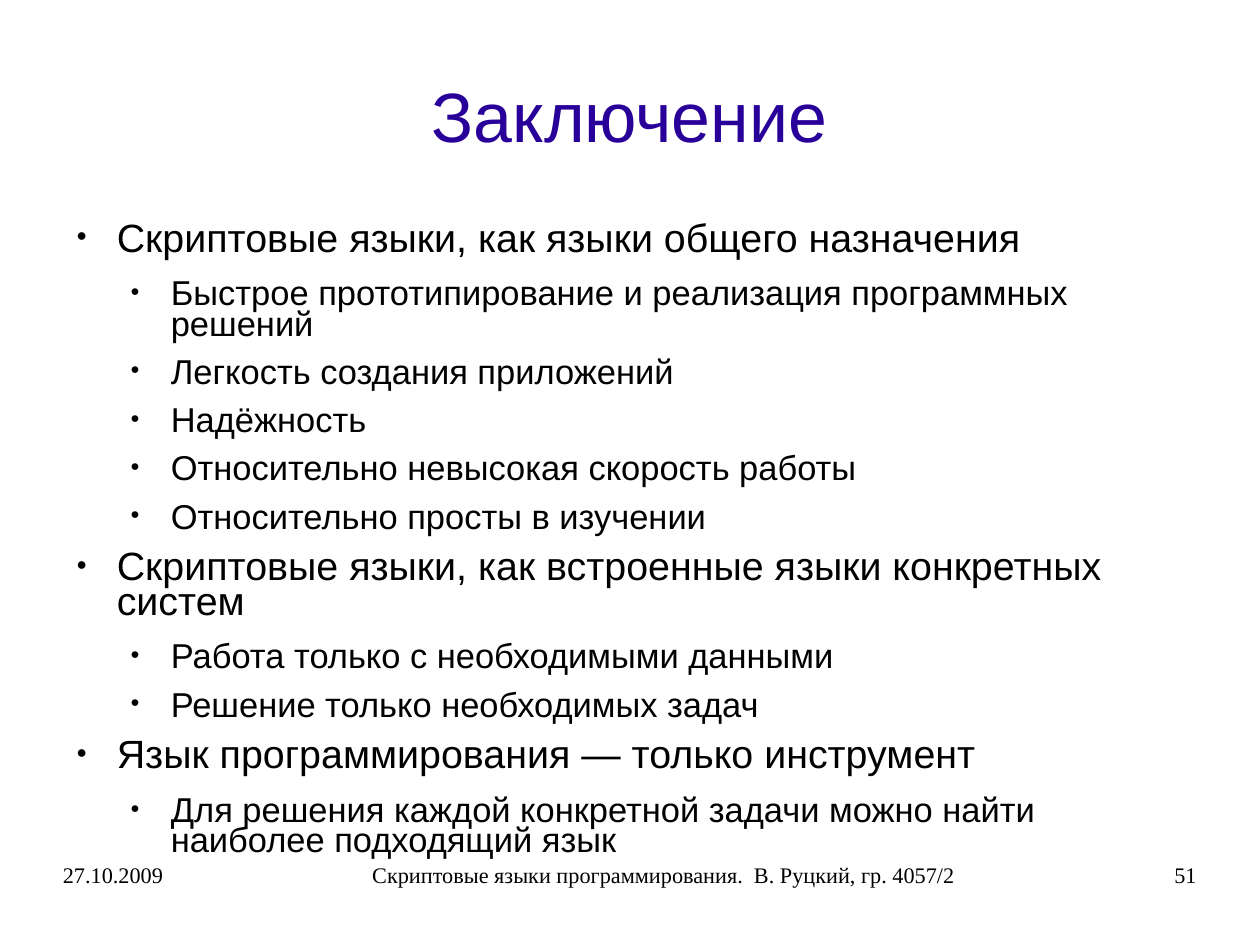
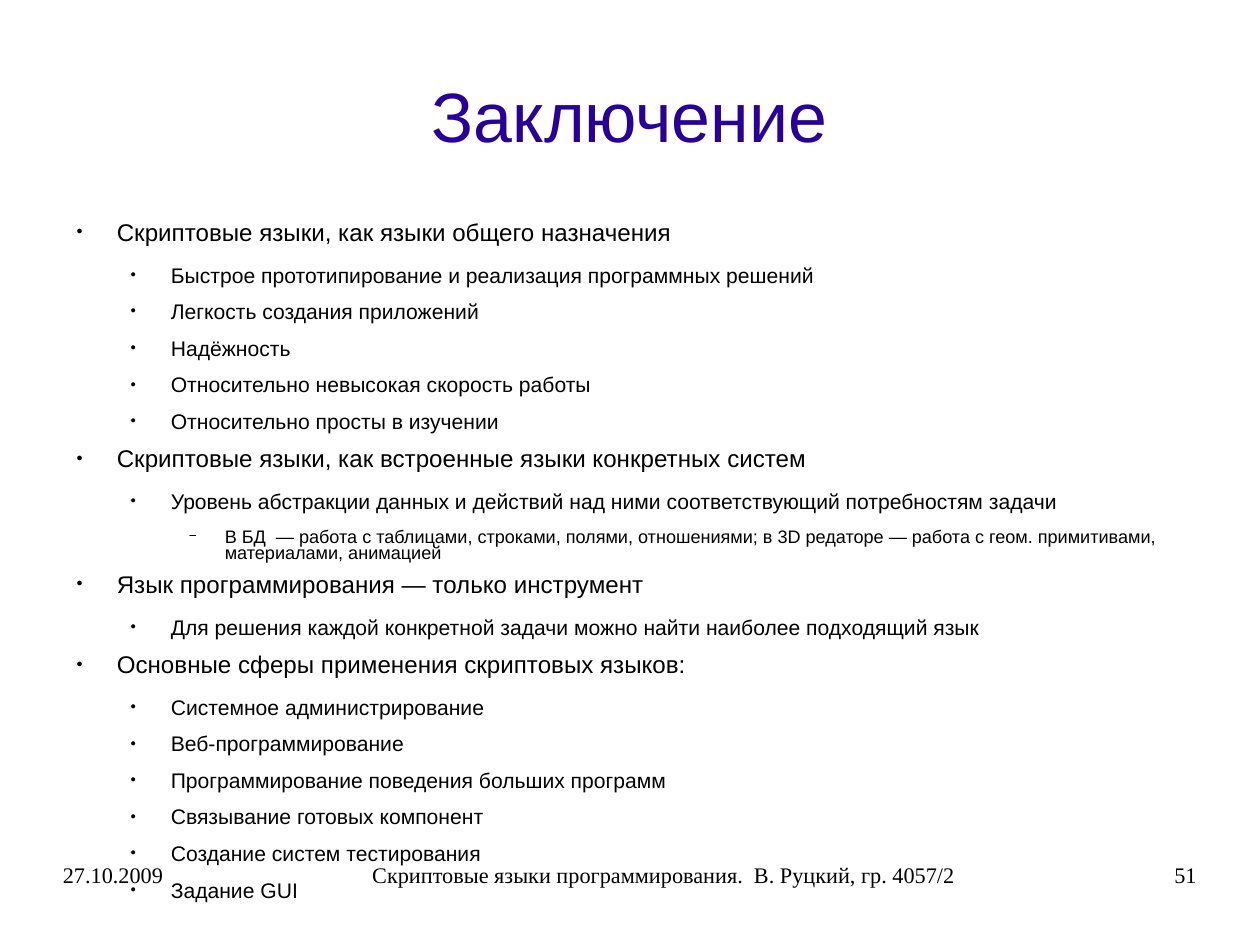
Before and after one commit to rutsky/semester07, a slide deck: slide 51 of Operation_systems/scripting_languages/40572_Rutsky_Scripting_languages.ppt. Drawn at 1260x945 pixels with LibreOffice and Linux fonts; fonts in the diff are those of the drawing. Boxes give left, top, right and bottom in pixels: in the first picture for what was removed or moved away, otherwise in the second. Text is boxed around its words. In the diff, an @@ line names an element or a change of style, - is before the commit and + after.

```diff
--- a/Operation_systems/scripting_languages/40572_Rutsky_Scripting_languages.ppt
+++ b/Operation_systems/scripting_languages/40572_Rutsky_Scripting_languages.ppt
@@ text at <box>117,223,978,640</box>: size 24.8 to 15.2 pt in "Скриптовые языки, как языки общего назначения", "Скриптовые языки, как встроенные языки конкретных систем", "Язык программирования — только инструмент"; size 21.7 to 13.3 pt in "Быстрое прототипирование и реализация программных решений", "Легкость создания приложений", "Надёжность", "Относительно невысокая скорость работы" and 2 more places @@
@@ text at <box>171,493,1156,563</box>: text changed; size 21.7 to 11.4 pt @@
-  ● Работа только с необходимыми данными
-  ● Решение только необходимых задач
+  ● Уровень абстракции данных и действий над ними соответствующий потребностям задачи
+    − В БД — работа с таблицами, строками, полями, отношениями; в 3D редаторе — работа с геом. примитивами, материалами, анимацией
@@ text at <box>117,655,685,825</box>: paragraphs added @@
+● Основные сферы применения скриптовых языков:
+  ● Системное администрирование
+  ● Веб-программирование
+  ● Программирование поведения больших программ
+  ● Связывание готовых компонент
+  ● Создание систем тестирования
+  ● Задание GUI
```
Also in this commit, not shown: 6 other slides changed, 1 other file.
